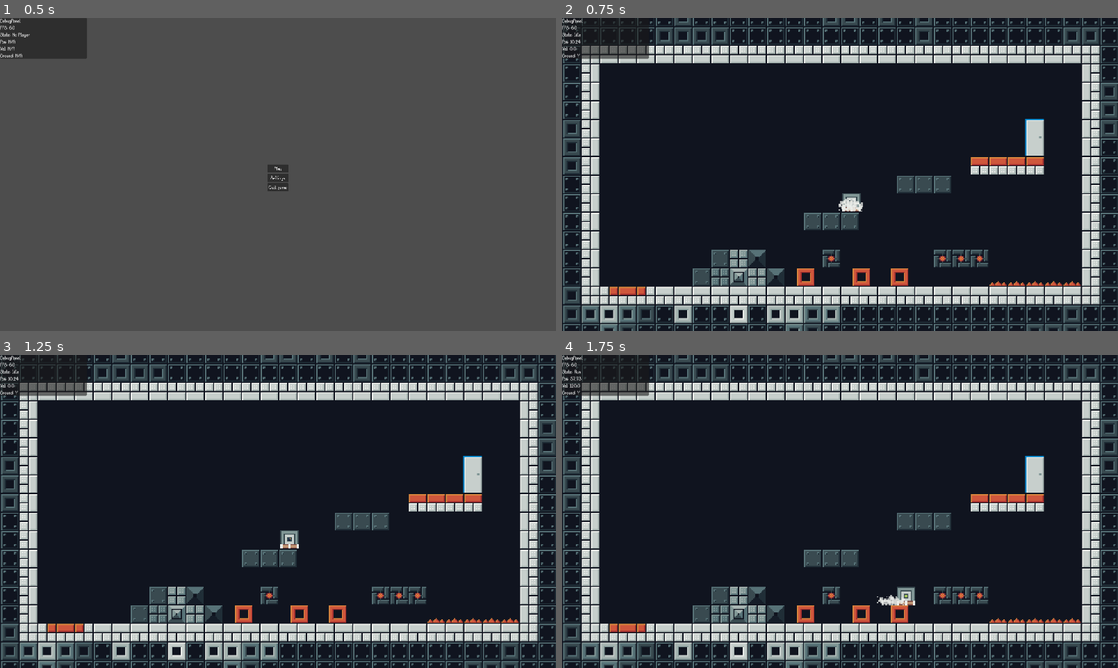
Above: before the commit, frames 1-4 (two rows, left to right).
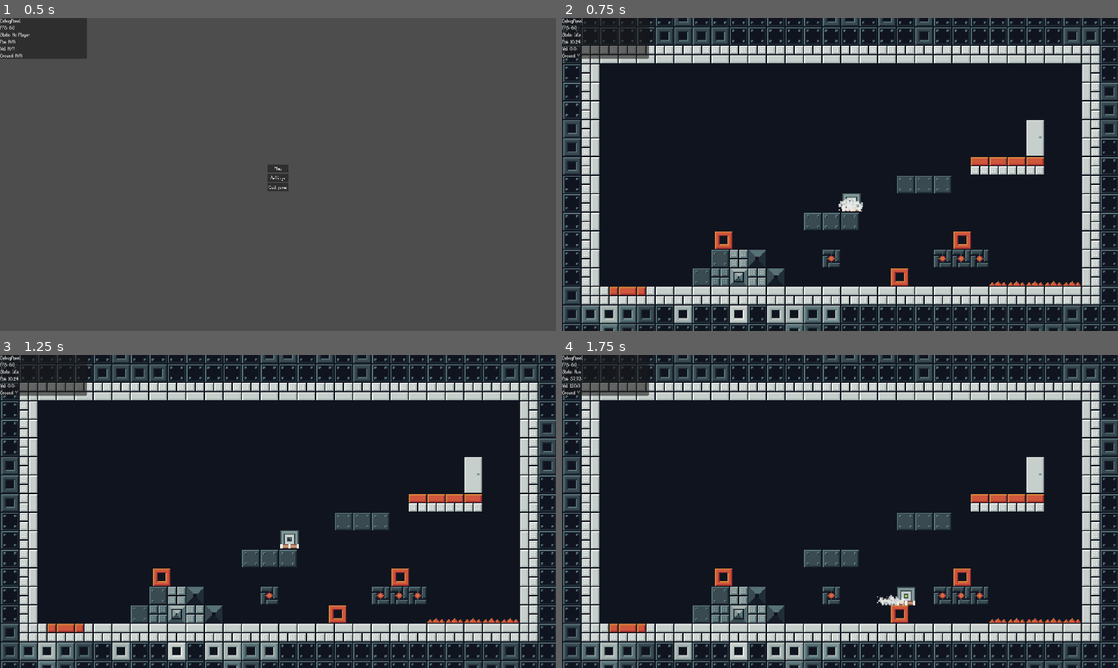
Above: after the commit, the same moments.

Repository: LeZellus/pistonprecision
Game: Godot game, scene res://scenes/worlds/MainScene.tscn
Same seed, same stepped clock (60 frames per second), same inputs: the game is played once before the commit and once after it.
Inputs:
- Up to frame 1 (0.5 s): no input
- Up to frame 2 (0.75 s): click "Play" at 0.5 s
- Up to frame 3 (1.25 s): no input
- Up to frame 4 (1.75 s): tap Enter (ui_accept) at 1.25 s; hold D (move_right) from 1.28 s (still down); tap Space (jump) at 1.52 s

Frame 1 is identical in both runs. In frame 2, 0.6% of the frame differs, in the area x 27-87%, y 32-86%; in frame 3, 0.6%; in frame 4, 0.6%.

Commit message:
polish + deatheffect

Diff:
--- a/scenes/objects/Door.tscn
+++ b/scenes/objects/Door.tscn
@@ -12,15 +12,6 @@
 script = ExtResource("1_pad6l")
 target_room_id = "room_02"
 
-[node name="ColorRect" type="ColorRect" parent="."]
-custom_minimum_size = Vector2(16, 32)
-anchors_preset = 15
-anchor_right = 1.0
-anchor_bottom = 1.0
-grow_horizontal = 2
-grow_vertical = 2
-color = Color(1.92523e-07, 0.517138, 0.794318, 1)
-
 [node name="CollisionShape2D" type="CollisionShape2D" parent="."]
 shape = SubResource("RectangleShape2D_j8tv8")
 
--- a/scenes/worlds/world_01/room_01.tscn
+++ b/scenes/worlds/world_01/room_01.tscn
@@ -21,10 +21,10 @@
 position = Vector2(51, 76)
 
 [node name="PushableObject2" parent="." instance=ExtResource("1_ku13x")]
-position = Vector2(-30, 76)
+position = Vector2(-101, 54)
 
 [node name="PushableObject3" parent="." instance=ExtResource("1_ku13x")]
-position = Vector2(18, 87)
+position = Vector2(105, 55)
 
 [node name="TileMapLayer" type="Node" parent="."]
 
--- a/scripts/objects/PushableObject.gd
+++ b/scripts/objects/PushableObject.gd
@@ -2,7 +2,7 @@
 extends CharacterBody2D
 
 # === PUSH SETTINGS ===
-@export var push_force: float = 2000.0
+@export var push_force: float = 4000.0
 @export var friction: float = 800.0
 @export var can_be_pushed: bool = true
 
@@ -67,7 +67,7 @@
 
 	# Son d'impact basé sur la vélocité
 	var impact_volume = clamp(impact_velocity * 0.002, 0.1, 0.3)
-	AudioManager.play_sfx("objects/wall_impact", impact_volume)
+	AudioManager.play_sfx("objects/wall_impact", 1)
 
 	var camera = get_viewport().get_camera_2d()
 	if camera and camera.has_method("shake"):
--- a/scripts/player/components/PlayerActions.gd
+++ b/scripts/player/components/PlayerActions.gd
@@ -78,6 +78,7 @@
 
 func _play_push_animation():
 	player.sprite.play("Push")
+	AudioManager.play_sfx("player/push", 0.5)
 
 	# Déconnecter si déjà connecté
 	if player.sprite.animation_finished.is_connected(_on_push_animation_finished):
Not shown, added: audio/sfx/player/death/impact_03.wav.import
Not shown, added: audio/sfx/player/push/impact_05.wav.import
Not shown, added: audio/sfx/player/death/impact_03.wav
Not shown, added: audio/sfx/player/push/impact_05.wav
